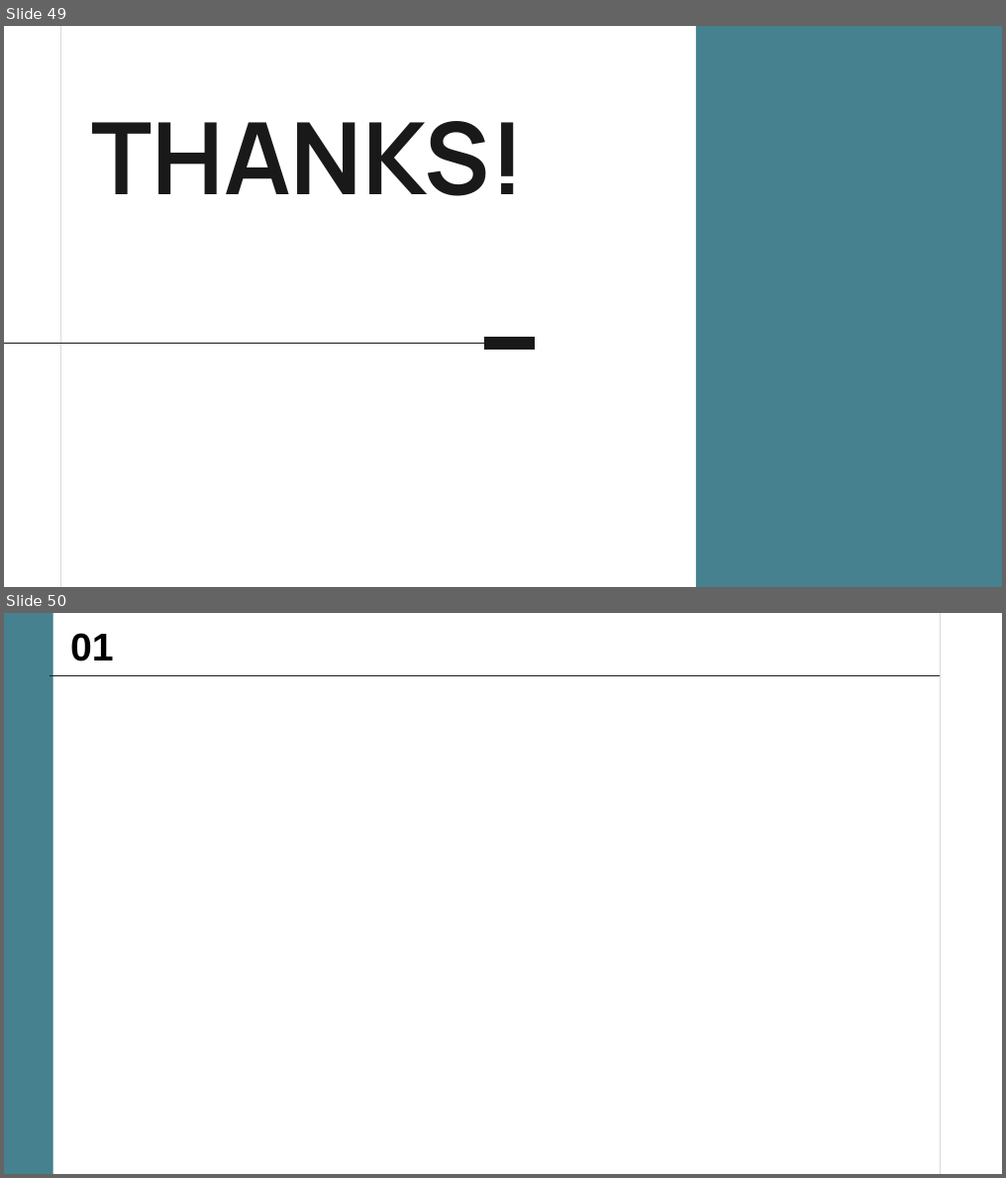
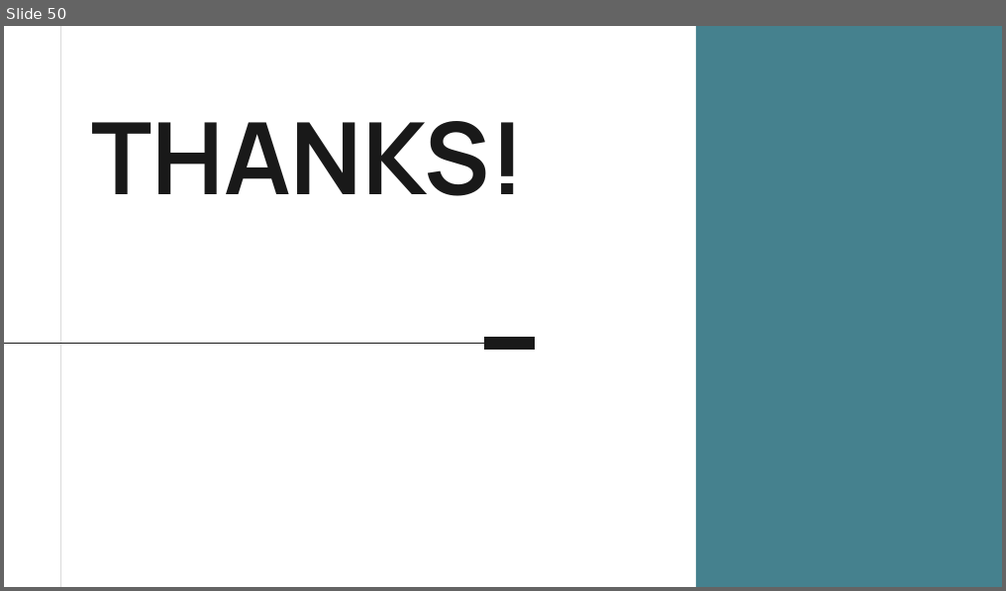
Before and after one commit to mini-project-y/1st_mini_project, a slide deck: Mook/PJT_유현수_수정본.pptx. Shown one above the other, each under a label of ours: slides 49 and 50 before the commit, slide 50 after it. The pictures are 1006x1178 and 1006x591 pixels, drawn with LibreOffice and Linux fonts; fonts in the diff are those of the drawing. Boxes give left, top, right and bottom in pixels: in the first picture for what was removed or moved away, otherwise in the second. Text is boxed around its words. In the diff, an @@ line names an element or a change of style, - is before the commit and + after.

```diff
--- a/Mook/PJT_유현수_수정본.pptx
+++ b/Mook/PJT_유현수_수정본.pptx
@@ slide 50 removed at (4,613,1002,1174), background #FFFFFF @@
@@ rectangle removed at (4,613,53,1173) @@
@@ text removed at (70,633,114,662) @@
-01
@@ line removed from (941, 613) to (941, 1174) @@
@@ line removed from (941, 676) to (50, 676) @@
@@ what was slide 49 is now slide 50 @@
```
Also in this commit, not shown: 3 slides changed, 2 slides added, 1 other slide removed.
